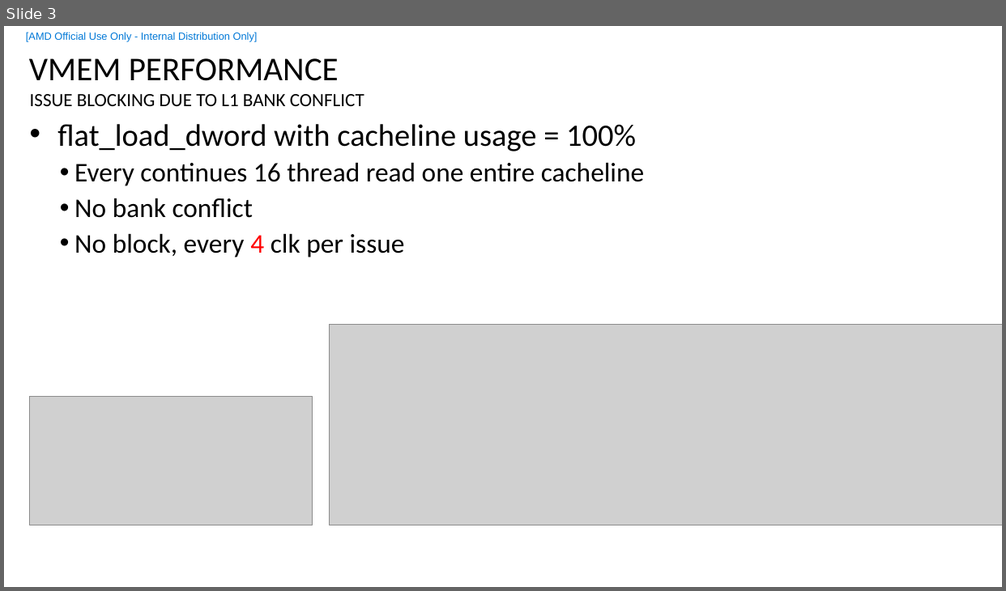
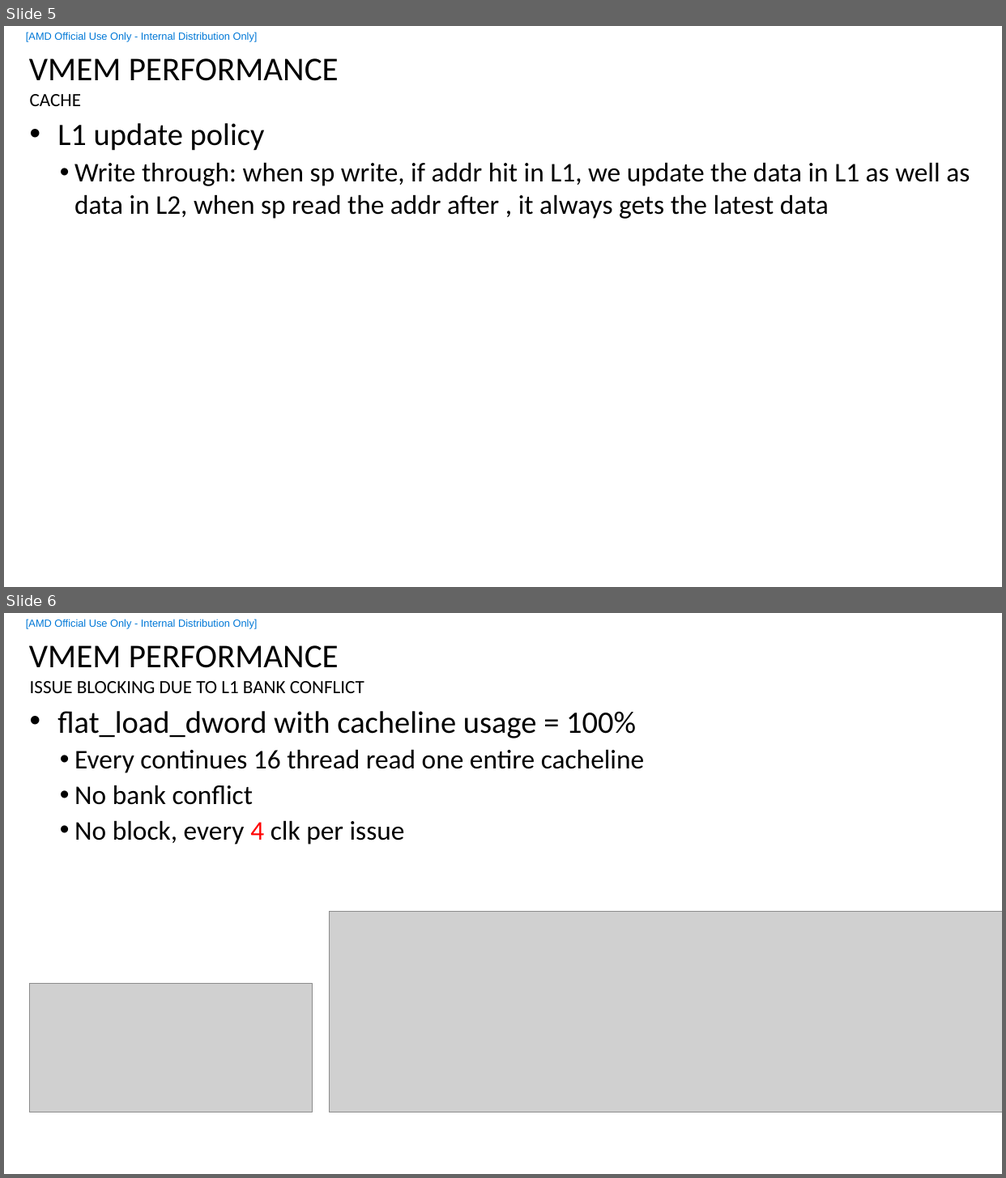
Before and after one commit to feifei14119/rocm_start_sample, a slide deck: vmemL1Bank/vmem_l1_bank.pptx. Shown one above the other, each under a label of ours: slide 3 before the commit, slides 5 and 6 after it. The pictures are 1006x591 and 1006x1178 pixels, drawn with LibreOffice and Linux fonts; fonts in the diff are those of the drawing; grey boxes stand for pictures; background and template pictures are left out. Boxes give left, top, right and bottom in pixels: in the first picture for what was removed or moved away, otherwise in the second. Text is boxed around its words. In the diff, an @@ line names an element or a change of style, - is before the commit and + after.

```diff
--- a/vmemL1Bank/vmem_l1_bank.pptx
+++ b/vmemL1Bank/vmem_l1_bank.pptx
@@ slide 5 added at (x1=4, y1=26, x2=1002, y2=587), background #FFFFFF; not listed: 2 template elements that a slide beside it also shows @@
@@ title added at (x1=29, y1=58, x2=339, y2=81), 32 pt, text #000000 @@
+VMEM PERFORMANCE
@@ text added at (x1=30, y1=94, x2=81, y2=106), 18 pt, text #000000 @@
+CACHE
@@ text added at (x1=57, y1=123, x2=970, y2=219), 26 pt, text #000000 @@
+• L1 update policy
+  • Write through: when sp write, if addr hit in L1, we update the data in L1 as well as data in L2, when sp read the addr after , it always gets the latest data
@@ what was slide 3 is now slide 6 @@
```
Also in this commit, not shown: 4 slides changed, 9 other slides added, 16 other files.
